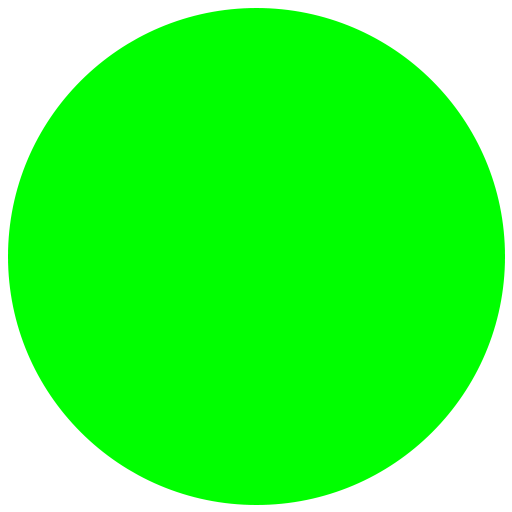
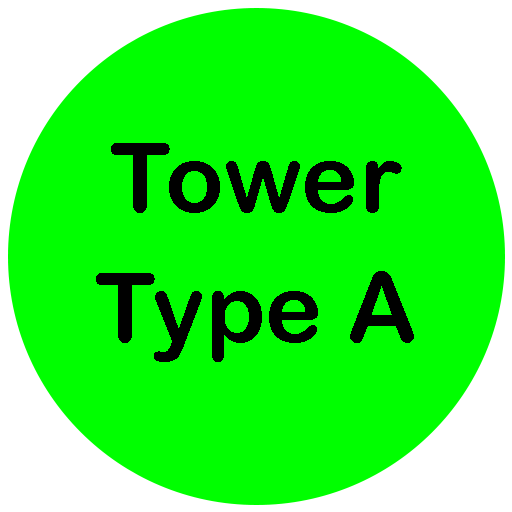
Layer changes from the first w=512, h=512 image to the second:
added layer "Tower Type A" above "Ellipse 1" over (96, 143, 414, 362)
